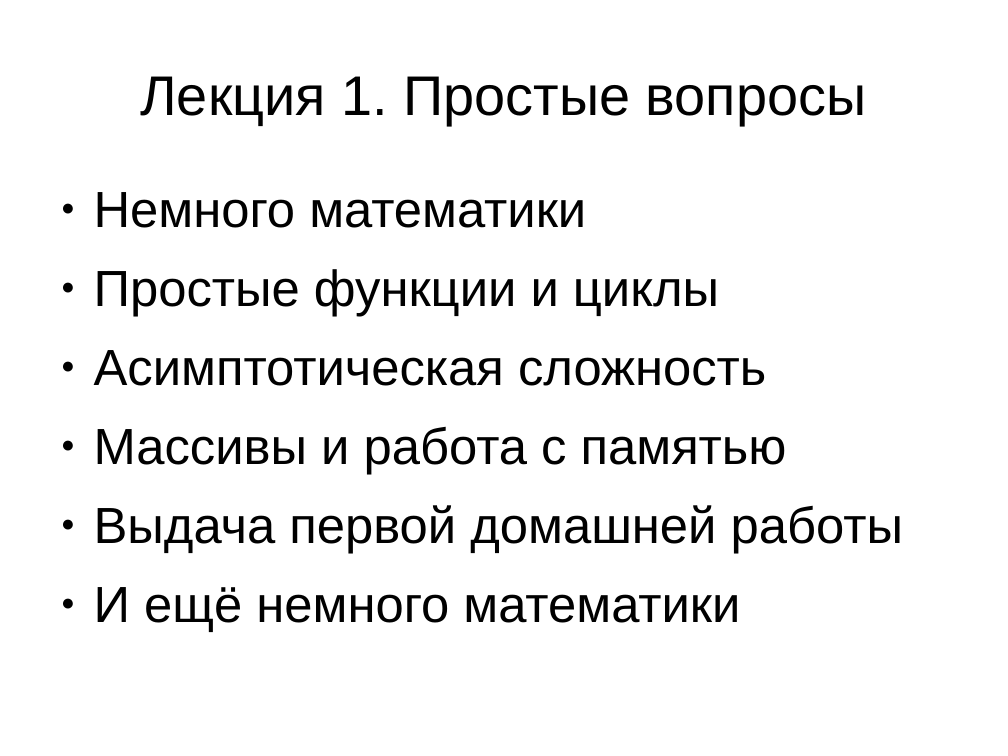
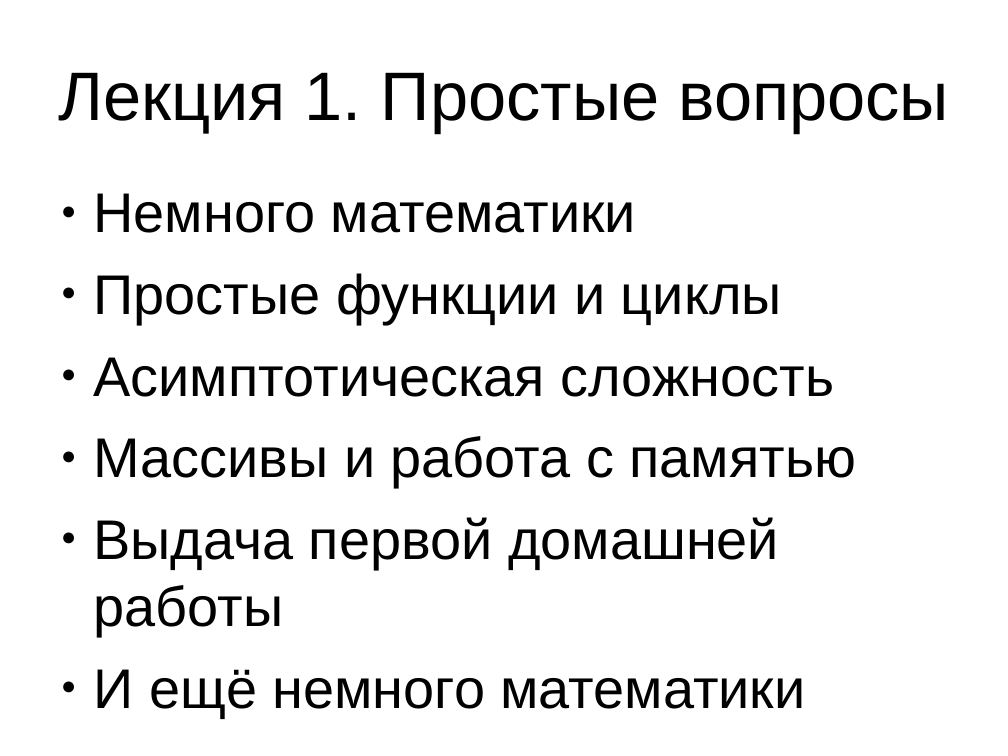
Before and after one commit to MIPT-ILab/cpp-lects-rus, a slide deck: slide 2 of slides/lec1-1-primes.odp (slide 3 before the commit). Drawn at 1008x756 pixels with LibreOffice and Linux fonts; fonts in the diff are those of the drawing. Boxes give left, top, right and bottom in pixels: in the first picture for what was removed or moved away, otherwise in the second. Text is boxed around its words. In the diff, an @@ line names an element or a change of style, - is before the commit and + after.

```diff
--- a/slides/lec1-1-primes.odp
+++ b/slides/lec1-1-primes.odp
@@ title "Лекция 1. Простые вопросы" at [58,72,949,134]: size 44 to 54 pt @@
@@ text "Немного математики" at [94,193,857,718]: size 40 to 44 pt; less space between paragraphs @@
```
Also in this commit, not shown: 1 other slide changed, 1 slide removed.
